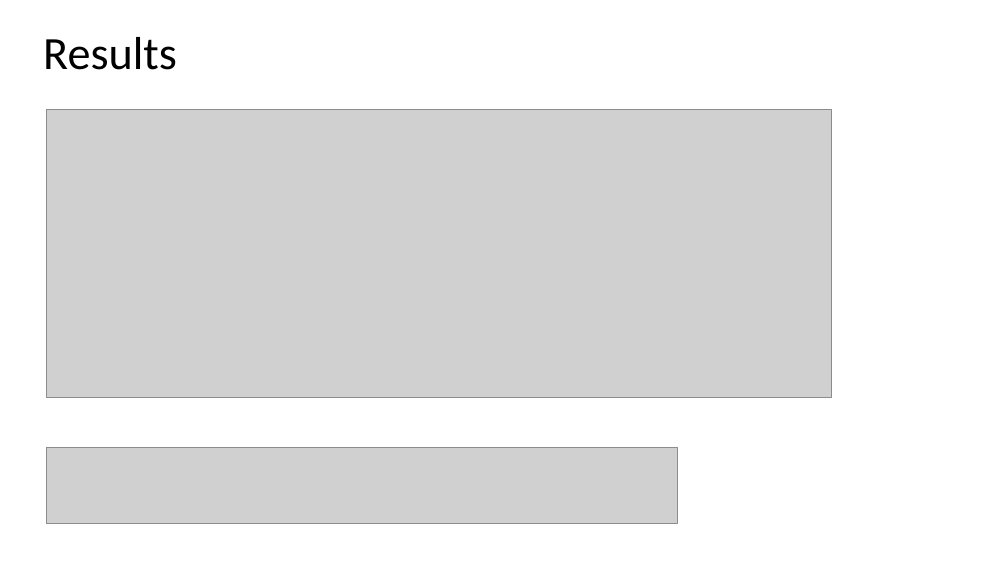
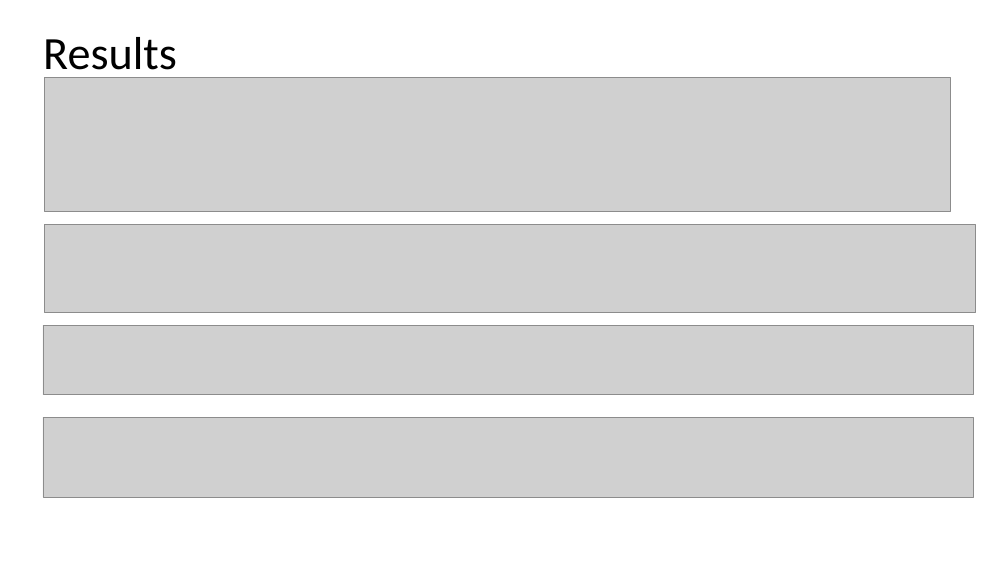
Before and after one commit to gprasad09/Apache-Spark-Cluster-Project, a slide deck: slide 17 of misc/ProjectReports-In progress/TermProject.pptx (slide 14 before the commit). Drawn at 1008x567 pixels with LibreOffice and Linux fonts; fonts in the diff are those of the drawing; grey boxes stand for pictures. Boxes give left, top, right and bottom in pixels: in the first picture for what was removed or moved away, otherwise in the second. Text is boxed around its words. In the diff, an @@ line names an element or a change of style, - is before the commit and + after.

```diff
--- a/misc/ProjectReports-In progress/TermProject.pptx
+++ b/misc/ProjectReports-In progress/TermProject.pptx
@@ picture added at (x1=45, y1=78, x2=951, y2=212) @@
@@ picture removed at (x1=46, y1=110, x2=831, y2=398) @@
@@ picture added at (x1=45, y1=225, x2=975, y2=312) @@
@@ picture added at (x1=43, y1=325, x2=973, y2=395) @@
@@ picture added at (x1=43, y1=417, x2=973, y2=498) @@
@@ picture removed at (x1=46, y1=448, x2=678, y2=524) @@
```
Also in this commit, not shown: 4 slides added, 1 other file.
